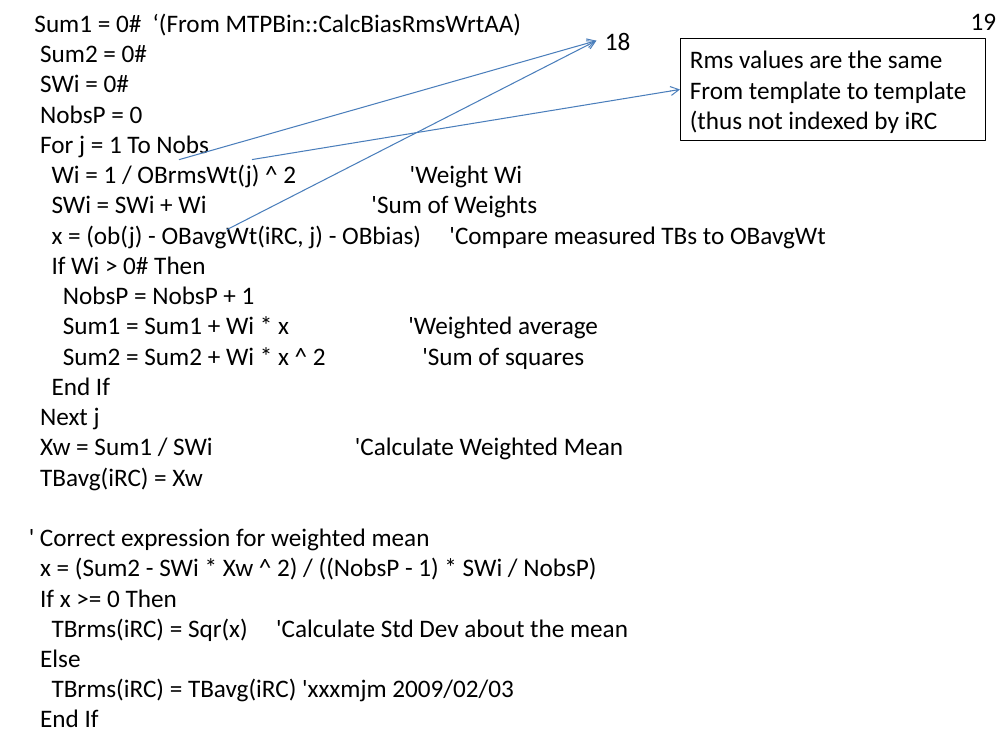
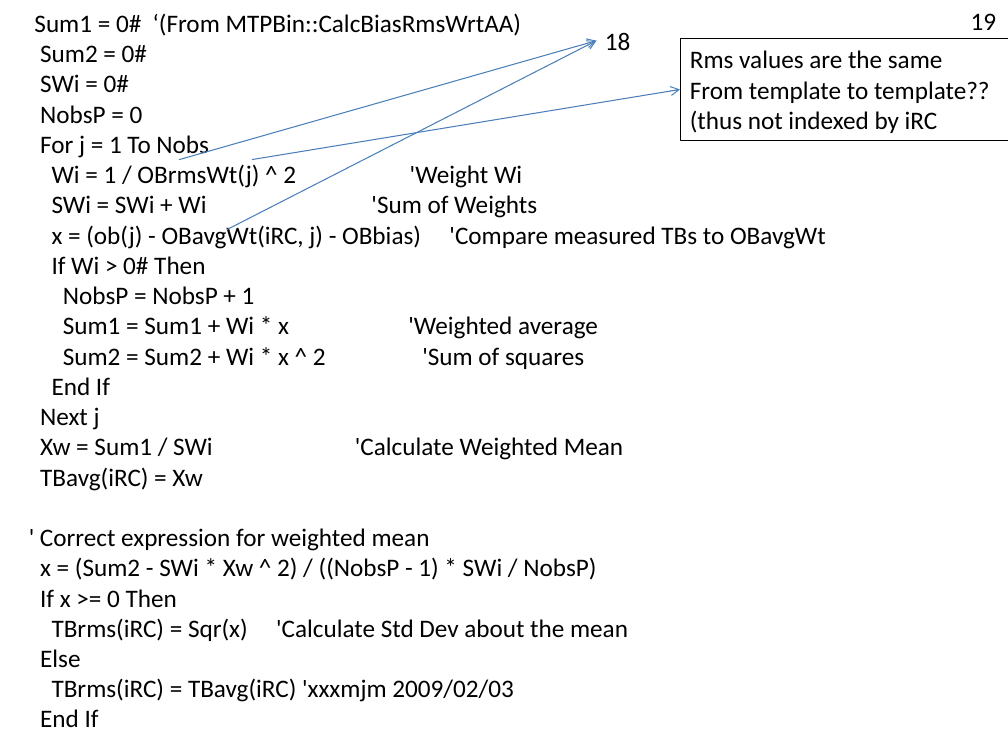
Before and after one commit to NCAR/nimbus, a slide deck: slide 14 of instruments/mtp/doc/MTP-DFD.pptx (slide 20 before the commit). Drawn at 1008x756 pixels with LibreOffice and Linux fonts; fonts in the diff are those of the drawing. Boxes give left, top, right and bottom in pixels: in the first picture for what was removed or moved away, otherwise in the second. Text is boxed around its words. In the diff, an @@ line names an element or a change of style, - is before the commit and + after.

```diff
--- a/instruments/mtp/doc/MTP-DFD.pptx
+++ b/instruments/mtp/doc/MTP-DFD.pptx
@@ rectangle "Rms values are the same": place and size @@
-rectangle "Rms values are the same" at <box>680,38,987,140</box>
+rectangle "Rms values are the same" at <box>680,38,1008,140</box>
@@ text in rectangle at <box>690,81,990,133</box>: text changed @@
-From template to template
-(thus not indexed by iRC
+From template to template??
+(thus not indexed by iRC
```
Also in this commit, not shown: 10 other slides changed, 6 slides removed.
